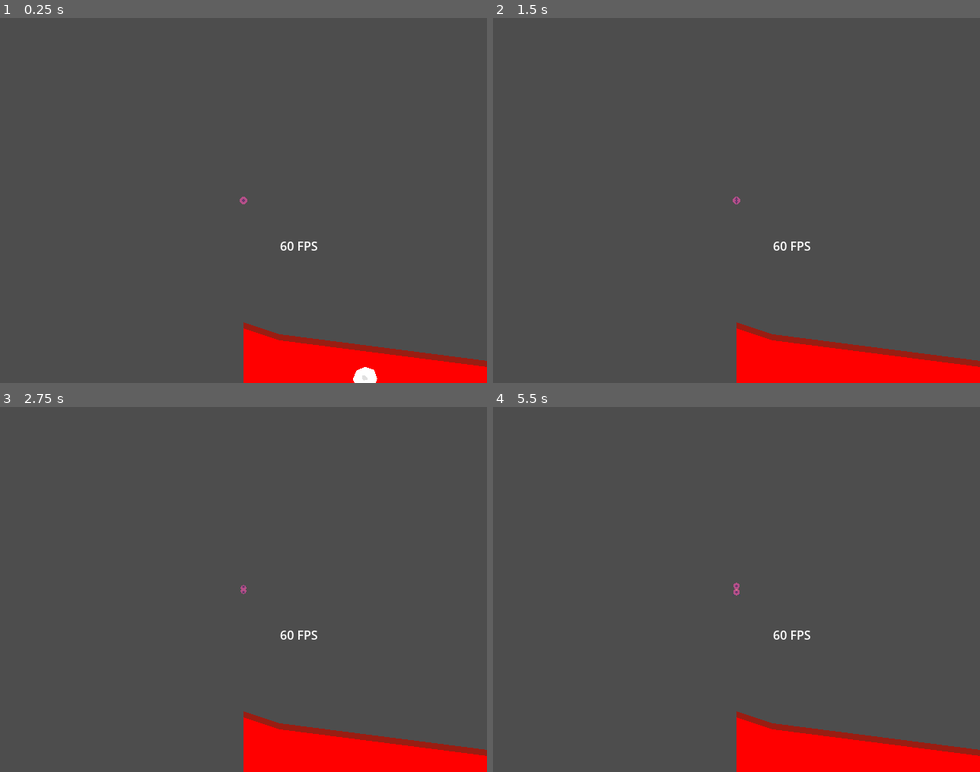
Above: before the commit, frames 1-4 (two rows, left to right).
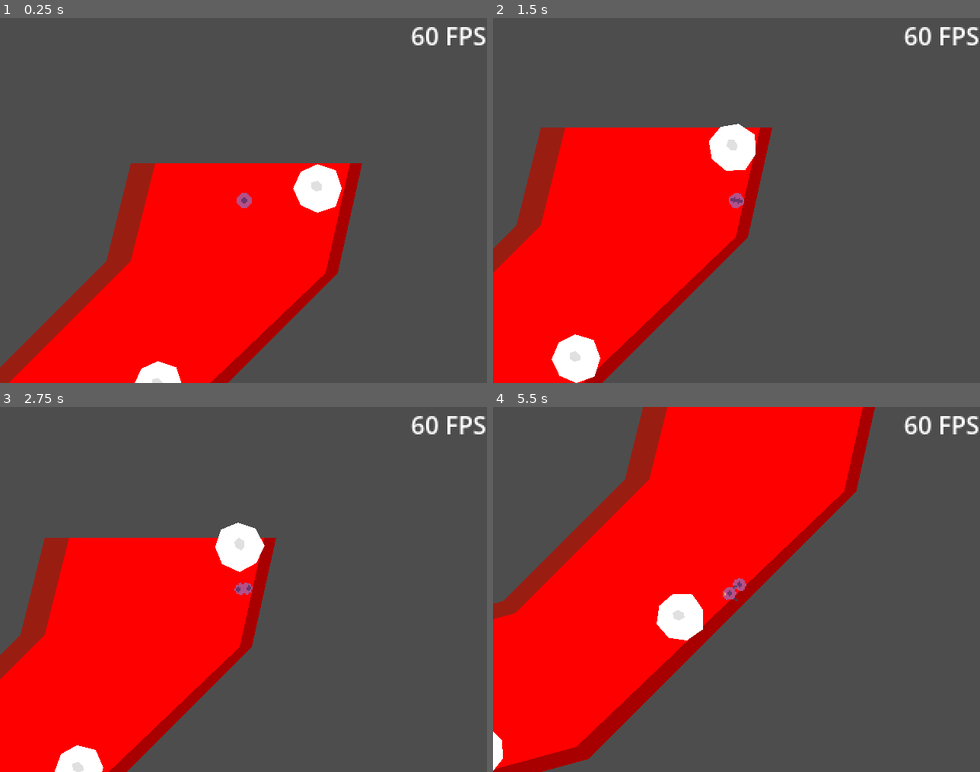
Above: after the commit, the same moments.

Repository: BertrandBordage/Bloody-Sarcoma
Game: Godot game, scene res://level_0.tscn
Two runs of this game, one before a commit and one after it. Both use one fixed random seed, a clock stepped at 60 frames per second and the inputs below.
Inputs (mouse positions are in pixels of both pictures, inside the frame that each line leads up to):
- Up to frame 1 (0.25 s): no input
- Up to frame 2 (1.5 s): tap Enter (ui_accept) at 0.5, 0.6, 0.77, 1.07 s; move the mouse to (843, 182) at 0.52 s; hold Right (ui_right) 0.53-1.25 s; click (843, 182) at 0.67 s; drag from (639, 218) to (736, 200) at 1.27 s
- Up to frame 3 (2.75 s): move the mouse to (292, 509) at 2.02 s; hold Right (ui_right) from 2.03 s (still down); tap Enter (ui_accept) at 2.1 s
- Up to frame 4 (5.5 s): release Right (ui_right) at 2.75 s; drag from (712, 662) to (590, 534) at 2.77 s; move the mouse to (882, 644) at 3.52 s; hold Left (ui_left) 3.53-4.25 s; tap Enter (ui_accept) at 3.6, 3.77, 4.07, 5.1 s; drag from (590, 534) to (736, 589) at 4.27 s; move the mouse to (760, 589) at 5.02 s; hold Down (ui_down) from 5.03 s (still down); click (760, 589) at 5.17 s

The runs differ from the first frame. In frame 1, 34% of the frame differs, in the area x 0-100%, y 2-100%; in frame 2, 35%; in frame 3, 34%; in frame 4, 48%, in the area x 0-100%, y 0-100%.
Error before the commit: Invalid assignment of property or key 'animation' with value of type 'String' on a base object of type 'null instance'. (res://level_0.gd:12)

Commit message:
Makes the cell cluster movement work.

Diff:
--- a/CellCluster.gd
+++ b/CellCluster.gd
@@ -2,10 +2,31 @@
 
 
 const COHESION: float = 100.0
+const MOVEMENT_SMOOTHING: float = 0.1  # 0 < and < 1.
 
 
 @export var cell_scene: PackedScene
 var cells: Array[RigidBody2D] = []
+@onready var smoothed_position: Vector2 = position
+var movement_force: Vector2 = Vector2.ZERO
+
+
+func avg(values: Array):
+    return values.reduce(func (a, b): return a + b) / len(cells)
+
+
+func get_cells_average_position():
+    return avg(
+        cells.map(func (cell): return cell.position)
+    )
+
+
+func get_exponential_moving_average_position():
+    var new_smoothed_position = get_cells_average_position()
+    return (
+        MOVEMENT_SMOOTHING * smoothed_position
+        + (1.0 - MOVEMENT_SMOOTHING) * new_smoothed_position
+    )
 
 
 func on_cell_created(new_cell: RigidBody2D):
@@ -30,15 +51,26 @@
     cells.append(first_cell)
 
 
+func set_cells_animation():
+    var defaultAnimation: String
+    if movement_force == Vector2.ZERO:
+        defaultAnimation = "Idle"
+    elif abs(movement_force.y) >= abs(movement_force.x):
+        defaultAnimation = "Forward" if movement_force.y > 0 else "Backwards"
+    else:
+        defaultAnimation = "Right" if movement_force.x > 0 else "Left"
+    for cell in cells:
+        if cell.animation in ["Idle", "Forward", "Backwards", "Left", "Right"]:
+            cell.animation = defaultAnimation
+
+
 func _process(delta):
-    if Input.is_action_just_pressed("ui_accept"):
-        add_cell()
+    set_cells_animation()
 
 
 func _physics_process(delta):
+    smoothed_position = get_exponential_moving_average_position()
+    var average_position = get_cells_average_position()
     for cell in cells:
-        cell.apply_force(-cell.position * COHESION)
-
-
-func get_average_position():
-    return cells.map(func (cell): return cell.global_position).reduce(func (a, b): return a + b) / len(cells)
+        cell.apply_force(movement_force)
+        cell.apply_force(COHESION * (average_position - (position + cell.position)))
--- /dev/null
+++ b/PlayableCellCluster.gd
@@ -0,0 +1,12 @@
+extends Node2D
+
+
+const ACCELERATION = 500.0
+
+
+func _physics_process(_delta):
+    if Input.is_action_just_pressed("ui_accept"):
+        %CellCluster.add_cell()
+    var direction = Input.get_vector("ui_left", "ui_right", "ui_up", "ui_down")
+    %CellCluster.movement_force = ACCELERATION * direction
+    %Camera2D.position = %CellCluster.smoothed_position
--- a/cell.tscn
+++ b/cell.tscn
@@ -1842,8 +1842,6 @@
 height = 10.0
 
 [node name="Cell" type="RigidBody2D"]
-linear_damp = 10.0
-angular_damp = 10.0
 script = ExtResource("1_onwjd")
 
 [node name="AnimationPlayer" type="AnimationPlayer" parent="."]
--- a/level_0.gd
+++ b/level_0.gd
@@ -4,15 +4,3 @@
 
 func _ready():
     Heartbeat.start()
-
-
-func _physics_process(_delta):
-    var direction = Input.get_vector("ui_left", "ui_right", "ui_up", "ui_down")
-    if direction == Vector2.ZERO:
-        %Cell.animation = "Idle"
-    elif abs(direction.y) >= abs(direction.x):
-        %Cell.animation = "Forward" if direction.y > 0 else "Backwards"
-    else:
-        %Cell.animation = "Right" if direction.x > 0 else "Left"
-    %CellCluster.position += SPEED * direction * _delta
-    %Camera2D.position = %CellCluster.get_average_position()
--- a/level_0.tscn
+++ b/level_0.tscn
@@ -1,19 +1,14 @@
-[gd_scene load_steps=7 format=3 uid="uid://blxa6cowlkfxu"]
+[gd_scene load_steps=5 format=3 uid="uid://blxa6cowlkfxu"]
 
 [ext_resource type="Script" path="res://level_0.gd" id="1_6mmf6"]
 [ext_resource type="PackedScene" uid="uid://dm0f3yccbu33i" path="res://blood_vessel.tscn" id="1_061b8"]
-[ext_resource type="PackedScene" uid="uid://cjd45vcm8081" path="res://playable_cell.tscn" id="2_uqavf"]
 [ext_resource type="PackedScene" uid="uid://cbkcwlw0kc3nk" path="res://lymphocyte.tscn" id="3_e17wh"]
-[ext_resource type="PackedScene" uid="uid://coyr0uw66cmlm" path="res://cell_cluster.tscn" id="6_65mwr"]
-[ext_resource type="PackedScene" uid="uid://dawsk28a6rcs6" path="res://fps.tscn" id="7_dix6j"]
+[ext_resource type="PackedScene" uid="uid://11qi1e3xb58u" path="res://playable_cell_cluster.tscn" id="6_1ntlw"]
 
 [node name="Level0" type="Node2D"]
 script = ExtResource("1_6mmf6")
 
 [node name="BloodVessel" parent="." instance=ExtResource("1_061b8")]
-
-[node name="PlayableCell" parent="." instance=ExtResource("2_uqavf")]
-position = Vector2(1000, 32)
 
 [node name="Lymphocyte" parent="." instance=ExtResource("3_e17wh")]
 position = Vector2(1064, 16)
@@ -33,10 +28,5 @@
 [node name="Lymphocyte6" parent="." instance=ExtResource("3_e17wh")]
 position = Vector2(960, 144)
 
-[node name="CellCluster" parent="." instance=ExtResource("6_65mwr")]
-unique_name_in_owner = true
-
-[node name="Camera2D" type="Camera2D" parent="."]
-unique_name_in_owner = true
-
-[node name="FPS" parent="Camera2D" instance=ExtResource("7_dix6j")]
+[node name="PlayableCellCluster" parent="." instance=ExtResource("6_1ntlw")]
+position = Vector2(1016, 24)
--- a/playable_cell.gd
+++ /dev/null
@@ -1,9 +0,0 @@
-extends RigidBody2D
-
-
-const SPEED = 1000.0
-const JUMP_VELOCITY = -400.0
-
-
-func _physics_process(_delta):
-    apply_force(SPEED * Input.get_vector("ui_left", "ui_right", "ui_up", "ui_down"))
--- a/playable_cell.tscn
+++ /dev/null
@@ -1,35 +0,0 @@
-[gd_scene load_steps=4 format=3 uid="uid://cjd45vcm8081"]
-
-[ext_resource type="Script" path="res://playable_cell.gd" id="1_uhchk"]
-
-[sub_resource type="RectangleShape2D" id="RectangleShape2D_3ndu2"]
-size = Vector2(64, 32)
-
-[sub_resource type="CircleShape2D" id="CircleShape2D_hg2dp"]
-
-[node name="PlayableCell" type="RigidBody2D"]
-linear_damp = 5.0
-script = ExtResource("1_uhchk")
-
-[node name="Polygon2D" type="Polygon2D" parent="."]
-color = Color(0.976471, 0.392157, 0.698039, 1)
-texture_rotation = -1.07163
-polygon = PackedVector2Array(-32, -16, -32, 16, 32, 16, 32, -16)
-
-[node name="CollisionShape2D" type="CollisionShape2D" parent="."]
-shape = SubResource("RectangleShape2D_3ndu2")
-
-[node name="PinJoint2D" type="PinJoint2D" parent="."]
-node_a = NodePath("..")
-node_b = NodePath("../Nucleus")
-bias = 0.5
-softness = 16.0
-
-[node name="Nucleus" type="RigidBody2D" parent="."]
-
-[node name="Polygon2D" type="Polygon2D" parent="Nucleus"]
-color = Color(0.709804, 0.27451, 0.572549, 1)
-polygon = PackedVector2Array(-10, 0, -7, 7, 0, 10, 7, 7, 10, 0, 8, -7, 0, -10, -7, -7)
-
-[node name="CollisionShape2D" type="CollisionShape2D" parent="Nucleus"]
-shape = SubResource("CircleShape2D_hg2dp")
--- /dev/null
+++ b/playable_cell_cluster.tscn
@@ -0,0 +1,23 @@
+[gd_scene load_steps=4 format=3 uid="uid://11qi1e3xb58u"]
+
+[ext_resource type="Script" path="res://PlayableCellCluster.gd" id="1_xxuoo"]
+[ext_resource type="PackedScene" uid="uid://coyr0uw66cmlm" path="res://cell_cluster.tscn" id="2_8edd7"]
+[ext_resource type="PackedScene" uid="uid://dawsk28a6rcs6" path="res://fps.tscn" id="3_nwi2t"]
+
+[node name="PlayableCellCluster" type="Node2D"]
+script = ExtResource("1_xxuoo")
+
+[node name="CellCluster" parent="." instance=ExtResource("2_8edd7")]
+unique_name_in_owner = true
+
+[node name="Camera2D" type="Camera2D" parent="."]
+unique_name_in_owner = true
+zoom = Vector2(2, 2)
+
+[node name="FPS" parent="Camera2D" instance=ExtResource("3_nwi2t")]
+offset_left = 96.0
+offset_top = -120.0
+offset_right = 160.0
+offset_bottom = -96.0
+text = "?? FPS"
+horizontal_alignment = 2
